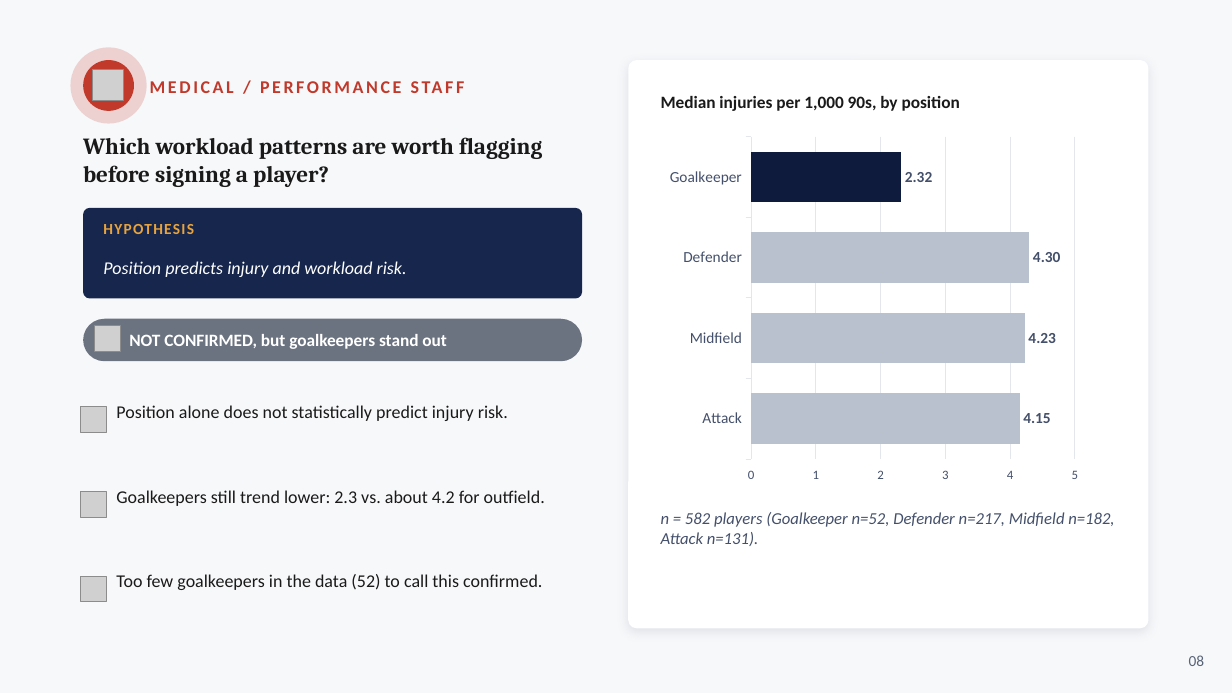
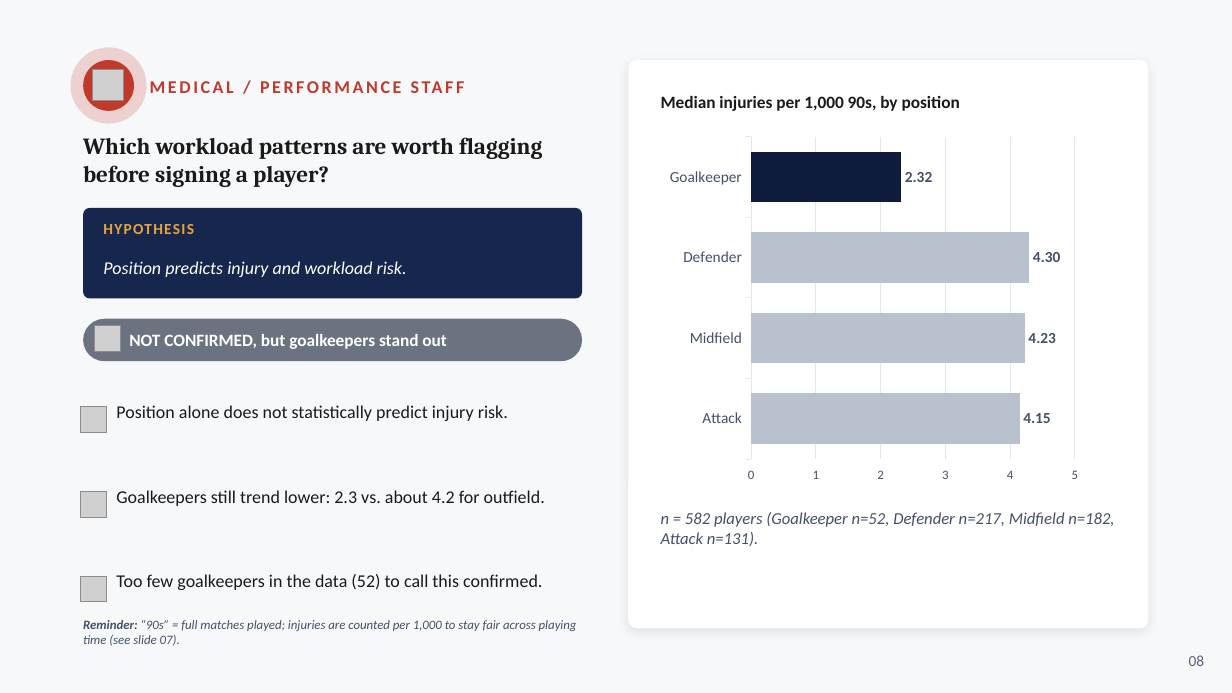
Before and after one commit to Simba90m/capstone_project_worth_the_investment_PL, a slide deck: slide 8 of Worth_the_Investment_Capstone_Skeleton_Final.pptx. Drawn at 1232x693 pixels with LibreOffice and Linux fonts; fonts in the diff are those of the drawing; grey boxes stand for pictures. Boxes give left, top, right and bottom in pixels: in the first picture for what was removed or moved away, otherwise in the second. Text is boxed around its words. In the diff, an @@ line names an element or a change of style, - is before the commit and + after.

```diff
--- a/Worth_the_Investment_Capstone_Skeleton_Final.pptx
+++ b/Worth_the_Investment_Capstone_Skeleton_Final.pptx
@@ text added at (83,620,577,646), 10 pt, text #44506B, italic @@
+Reminder: “90s” = full matches played; injuries are counted per 1,000 to stay fair across playing time (see slide 07).
```
Also in this commit, not shown: 4 other slides changed.
